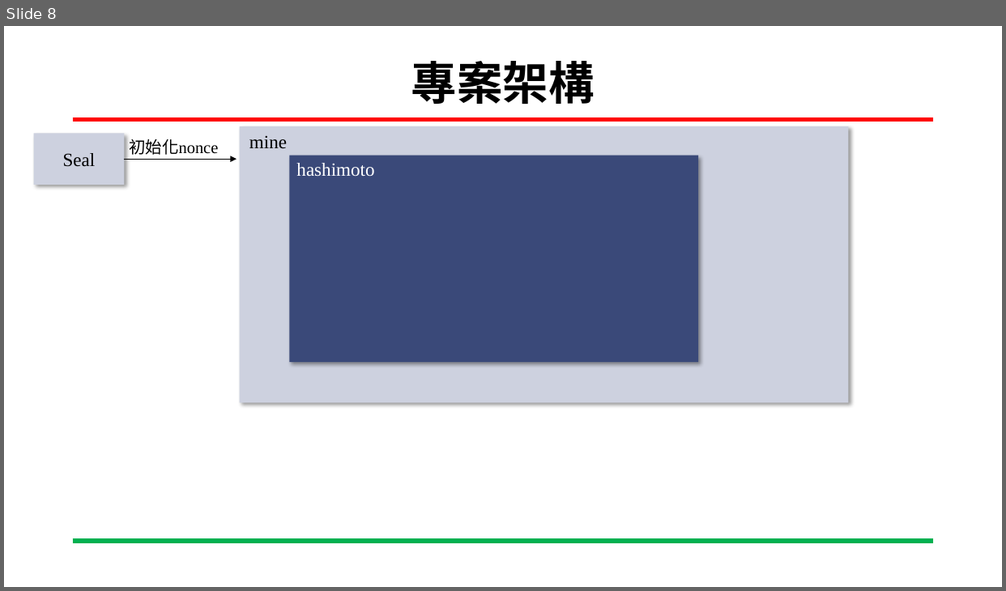
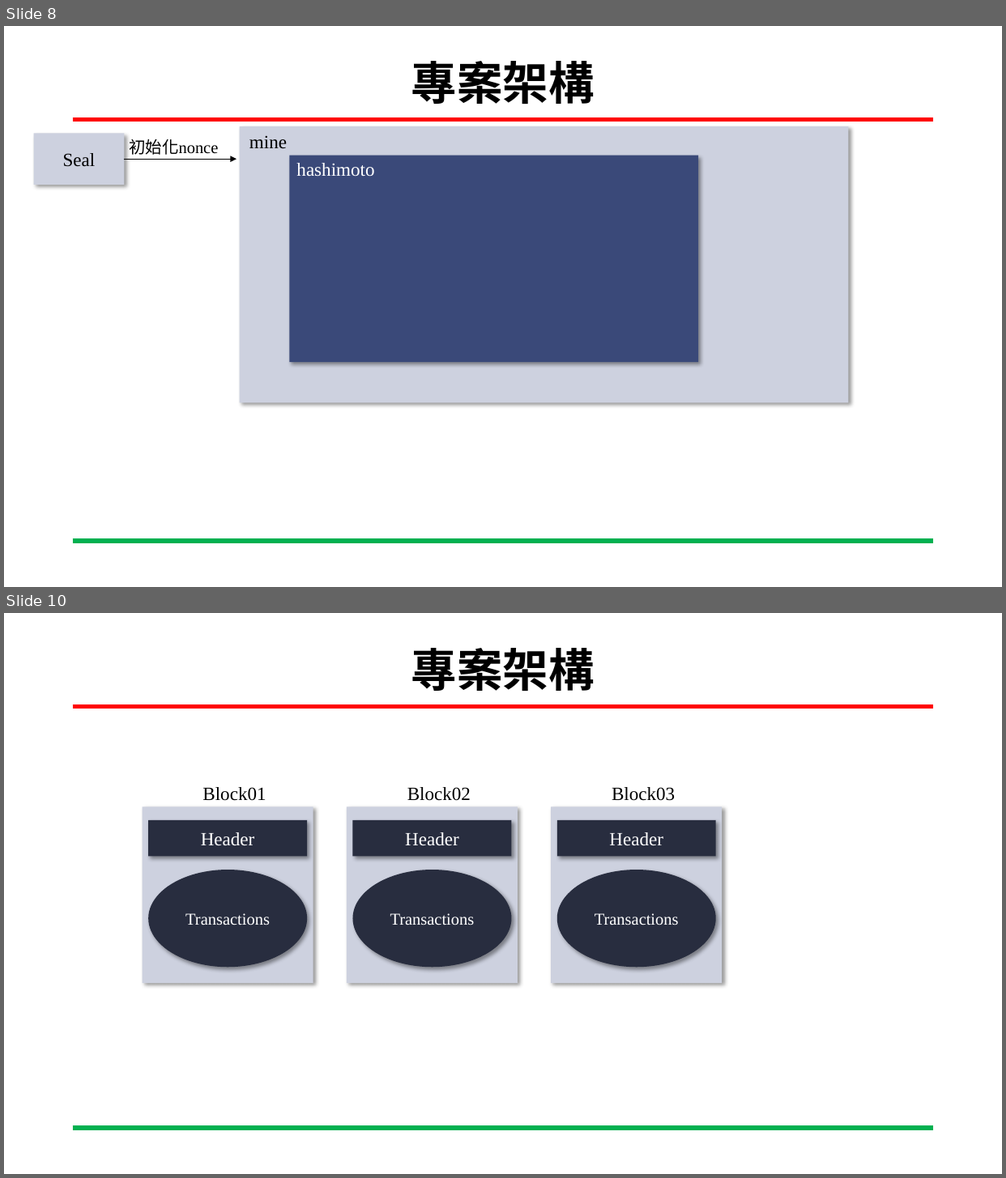
Before and after one commit to San-Zero/Senior-Project, a slide deck: 專題-私有以太坊區塊鏈實作以及其硬體加速方法調查-劉益彤.pptx. Shown one above the other, each under a label of ours: slide 8 before the commit, slides 8 and 10 after it; the slides between them are not shown. The pictures are 1006x591 and 1006x1178 pixels, drawn with LibreOffice and Linux fonts; fonts in the diff are those of the drawing; background and template pictures are left out. Boxes give left, top, right and bottom in pixels: in the first picture for what was removed or moved away, otherwise in the second. Text is boxed around its words. In the diff, an @@ line names an element or a change of style, - is before the commit and + after.

```diff
--- a/專題-私有以太坊區塊鏈實作以及其硬體加速方法調查-劉益彤.pptx
+++ b/專題-私有以太坊區塊鏈實作以及其硬體加速方法調查-劉益彤.pptx
@@ slide 10 added at box(4, 613, 1002, 1174), background #FFFFFF; not listed: 2 template elements that a slide beside it also shows @@
@@ title added at box(411, 648, 594, 691), 44 pt, text #000000, bold @@
+專案架構
@@ group added at box(143, 787, 313, 983): 2 rectangles, 1 ellipse, 1 text @@
+Header
+Transactions
+Block01
@@ group added at box(347, 787, 518, 983): 2 rectangles, 1 ellipse, 1 text @@
+Header
+Transactions
+Block02
@@ group added at box(552, 787, 722, 983): 2 rectangles, 1 ellipse, 1 text @@
+Header
+Transactions
+Block03
```
Also in this commit, not shown: 2 slides changed, 1 other slide added, 9 other files.
